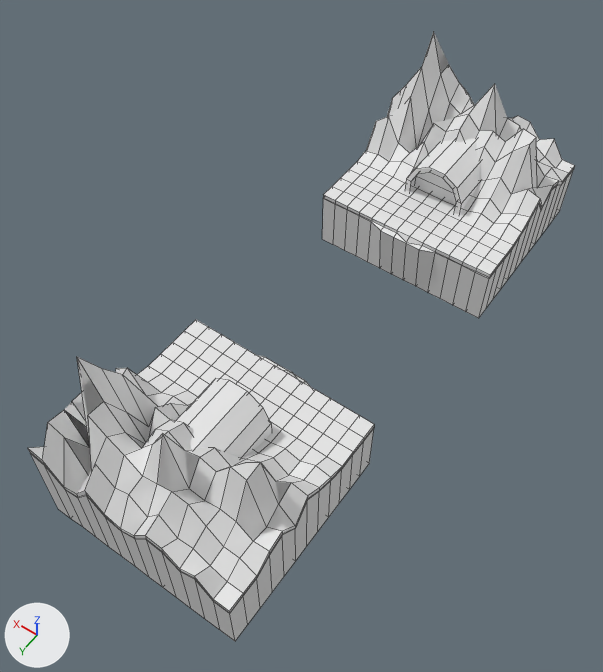
What one commit did to the OBJ model assets/Scene.obj.
One viewpoint serves both versions: a camera (50 mm lens) standing at (-26.0, 43.4, 61.3) and looking at (0.9, 5.9, 2.3). Every picture has the same lights, and +X, +Y and +Z are marked at lower left. Mesh edges are drawn as thin lines. Where no turn or scale is listed for an object, it has been applied to the vertices.

The older version as bpy lines, for what is in view:
```python
me_cube_003 = bpy.data.meshes.new('Cube.003')
me_cube_003.from_pydata(...)  # 928 vertices, 924 faces; spans x -9.5..9.5, y -29.2..29.2, z -3.8..15.0
me_cylinder_001 = bpy.data.meshes.new('Cylinder.001')
me_cylinder_001.from_pydata(...)  # 72 vertices, 40 faces; spans x -3.2..3.2, y -22.6..22.6, z -0.5..6.7
me_cylinder_002 = bpy.data.meshes.new('Cylinder.002')
me_cylinder_002.from_pydata(...)  # 32 vertices, 24 faces; spans x -2.6..2.6, y -23.9..23.9, z 0.2..6.2
ob_cube_003 = bpy.data.objects.new('Cube.003', me_cube_003)
ob_cube_003.location = (0.0, 0.0, 0.0)
ob_cylinder_001 = bpy.data.objects.new('Cylinder.001', me_cylinder_001)
ob_cylinder_001.location = (0.0, 0.0, 0.0)
ob_cylinder_002 = bpy.data.objects.new('Cylinder.002', me_cylinder_002)
ob_cylinder_002.location = (0.0, 0.0, 0.0)
```
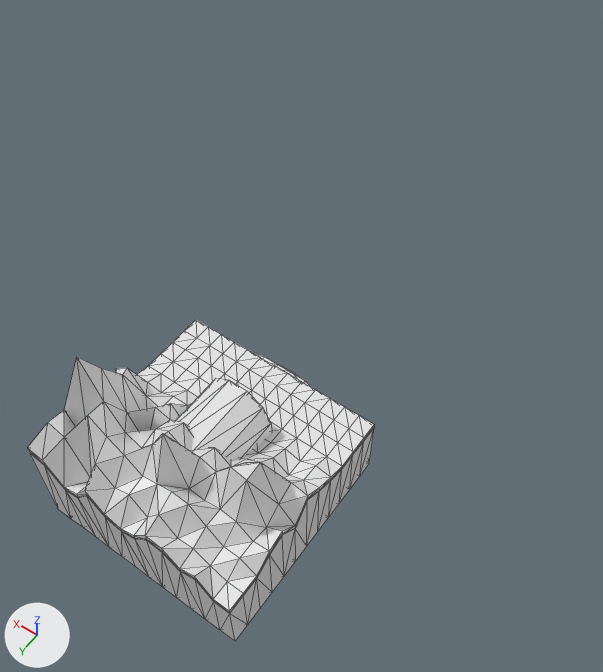
Boxes [x1, y1, x2, y2] around the edits, measured in the pictures (603 x 672 px):
'Cube.003', reshaped (37% narrower, 47% shorter)
    before: [28, 31, 575, 641]
    after: [28, 320, 374, 641]
'Cylinder.001', reshaped
    before: [176, 138, 481, 458]
    after: [176, 378, 272, 461]
'Cylinder.002', reshaped (not visible afterwards)
    before: [414, 172, 456, 205]
part 1 of me_cube_003, deleted
    before: [322, 31, 575, 318]
part 2 of me_cylinder_001, deleted
    before: [405, 138, 481, 214]
part 3 of me_cylinder_001, built on
    before: [176, 378, 272, 458]
    after: [176, 378, 272, 461]

The edits, one by one:
me_cube_003 has 928 vertices, 924 faces and spans x -9.5..9.5, y -29.2..29.2, z -3.8..15.0.
me_cube_003 is used by ob_cube_003; location (0.0, 0.0, 0.0).
me_cube_003 part 1: the loose piece of 464 vertices spanning x -9.5..9.5, y -29.2..-9.6, z -3.8..15.0 is deleted.
me_cylinder_001 is used by ob_cylinder_001; location (0.0, 0.0, 0.0).
me_cylinder_001 had 72 vertices, 40 faces and spanned x -3.2..3.2, y -22.6..22.6, z -0.5..6.7.
me_cylinder_001 now has 36 vertices, 72 faces and spans x -3.2..3.2, y 15.7..22.6, z -0.5..6.7.
me_cylinder_001 part 2: the loose piece of 36 vertices spanning x -3.2..3.2, y -22.6..-15.7, z -0.5..6.7 is deleted.
Part 3, on me_cylinder_001:
20 faces are deleted.
72 new faces join them.
me_cylinder_002 has 32 vertices, 24 faces and spans x -2.6..2.6, y -23.9..23.9, z 0.2..6.2.
me_cylinder_002 is used by ob_cylinder_002; location (0.0, 0.0, 0.0).
me_cylinder_002 part 4: the loose piece of 16 vertices spanning x -2.6..2.6, y -23.9..-16.6, z 0.2..6.2 is deleted.
